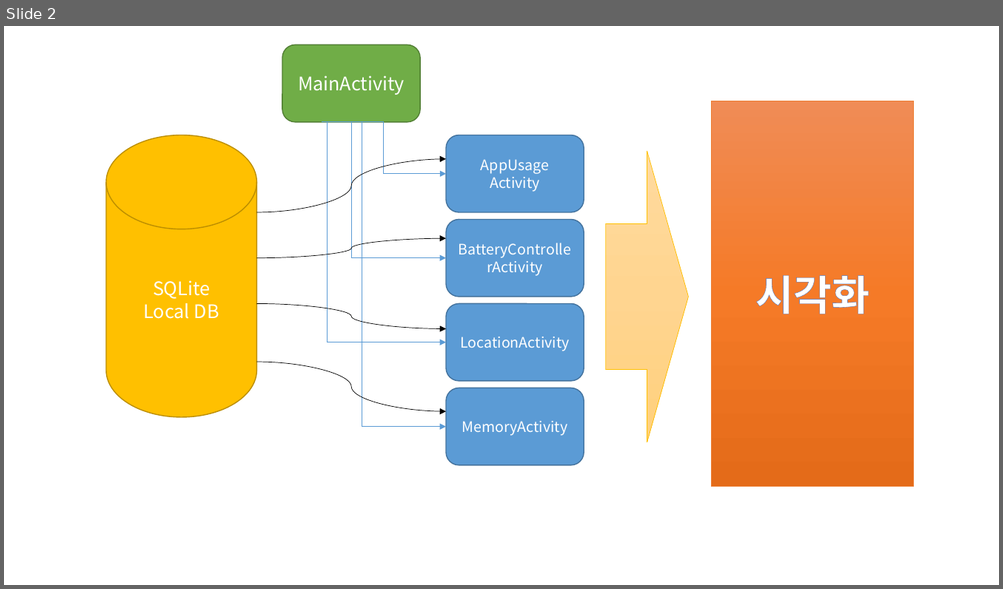
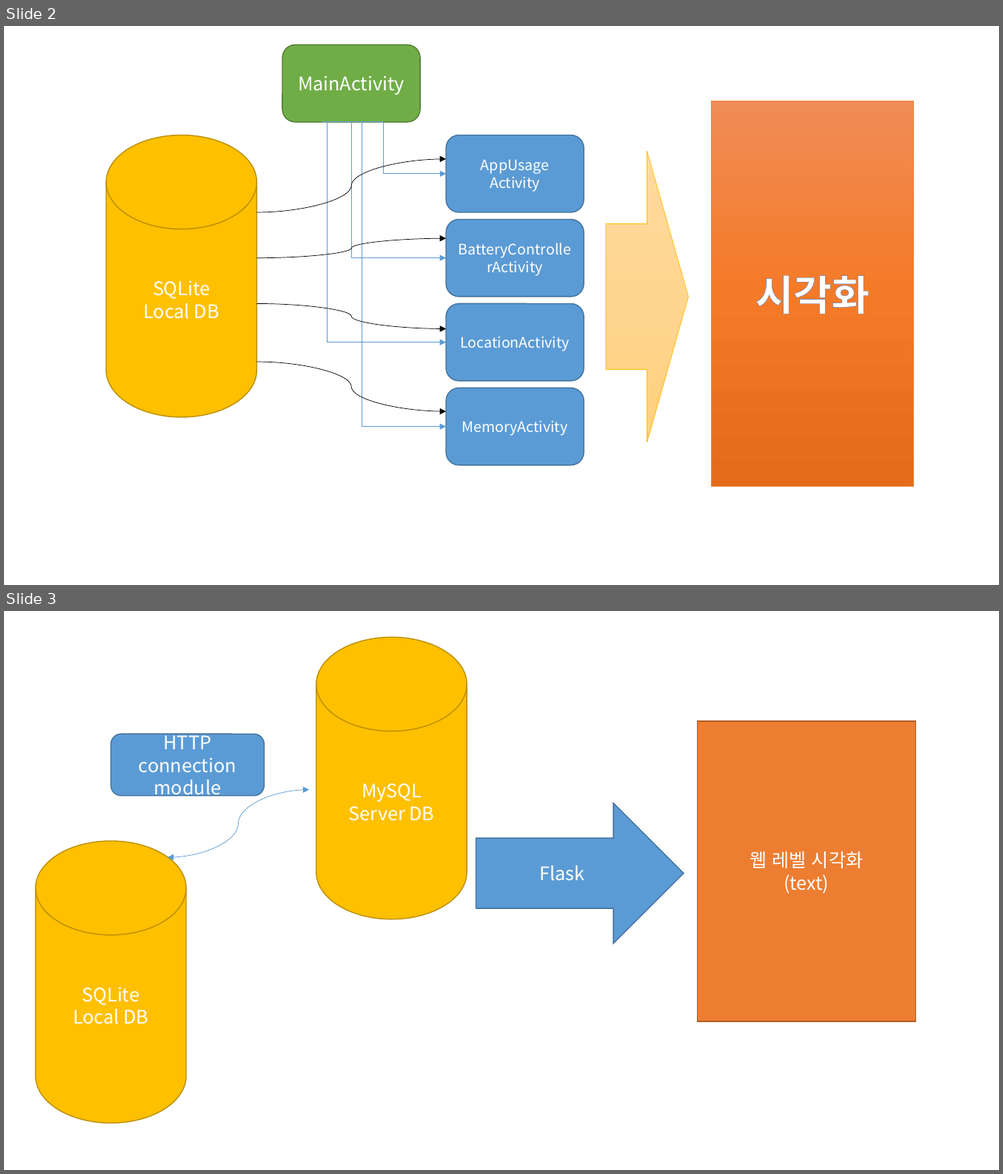
Before and after one commit to ProjectSK/Front_end-client-, a slide deck: report/클라이언트 자료구조.pptx. Shown one above the other, each under a label of ours: slide 2 before the commit, slides 2 and 3 after it. The pictures are 1003x589 and 1003x1174 pixels, drawn with LibreOffice and Linux fonts; fonts in the diff are those of the drawing. Boxes give left, top, right and bottom in pixels: in the first picture for what was removed or moved away, otherwise in the second. Text is boxed around its words. In the diff, an @@ line names an element or a change of style, - is before the commit and + after.

```diff
--- a/report/클라이언트 자료구조.pptx
+++ b/report/클라이언트 자료구조.pptx
@@ slide 3 added at [4, 611, 999, 1170], background #FFFFFF @@
@@ cylinder added at [316, 637, 466, 919], fill #FFC000, outline #BD8E00 1 pt, 18 pt, text #FFFFFF @@
+MySQL
+Server DB
@@ rectangle added at [697, 721, 916, 1022], fill #ED7D31, outline #AF5C24 1 pt, 18 pt, text #FFFFFF @@
+웹 레벨 시각화
+(text)
@@ rounded rectangle added at [111, 734, 264, 796], fill #5B9BD5, outline #43739E 1 pt, 18 pt, text #FFFFFF @@
+HTTP connection module
@@ curved double arrow added from (168, 858) to (309, 790), #5B9BD5 0.5 pt @@
@@ right arrow added at [475, 803, 683, 944], fill #5B9BD5, outline #43739E 1 pt, 18 pt, text #FFFFFF @@
+Flask
@@ cylinder added at [35, 842, 186, 1124], fill #FFC000, outline #BD8E00 1 pt, 18 pt, text #FFFFFF @@
+SQLite
+Local DB
```
Also in this commit, not shown: 11 other files.
